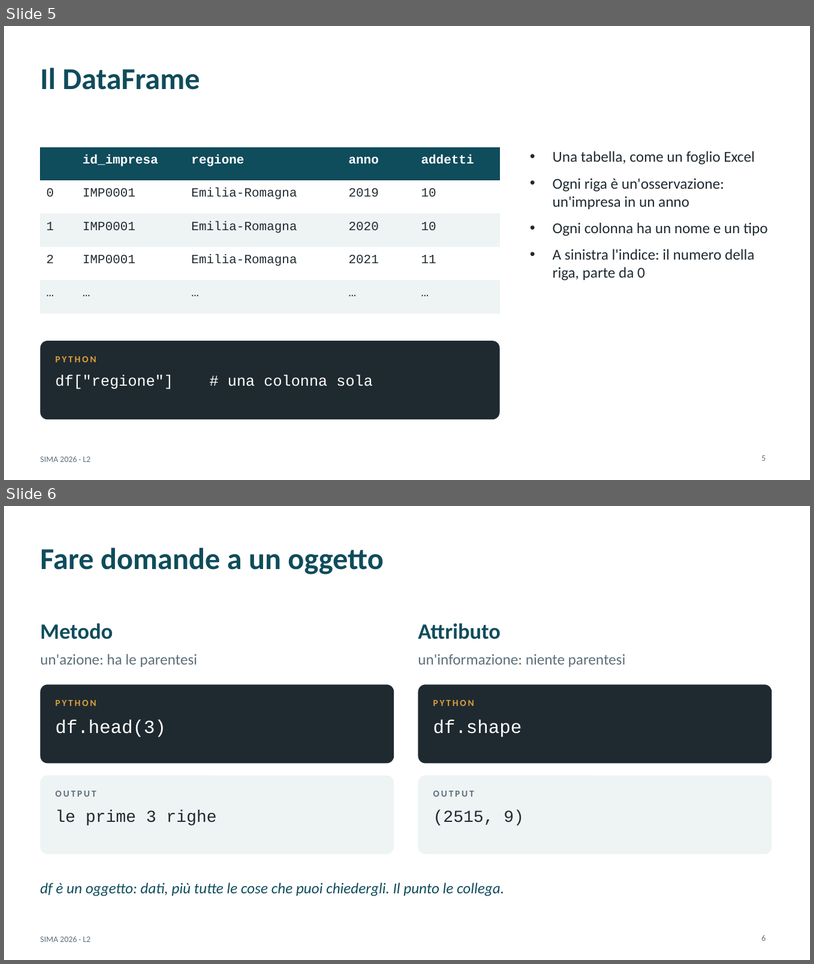
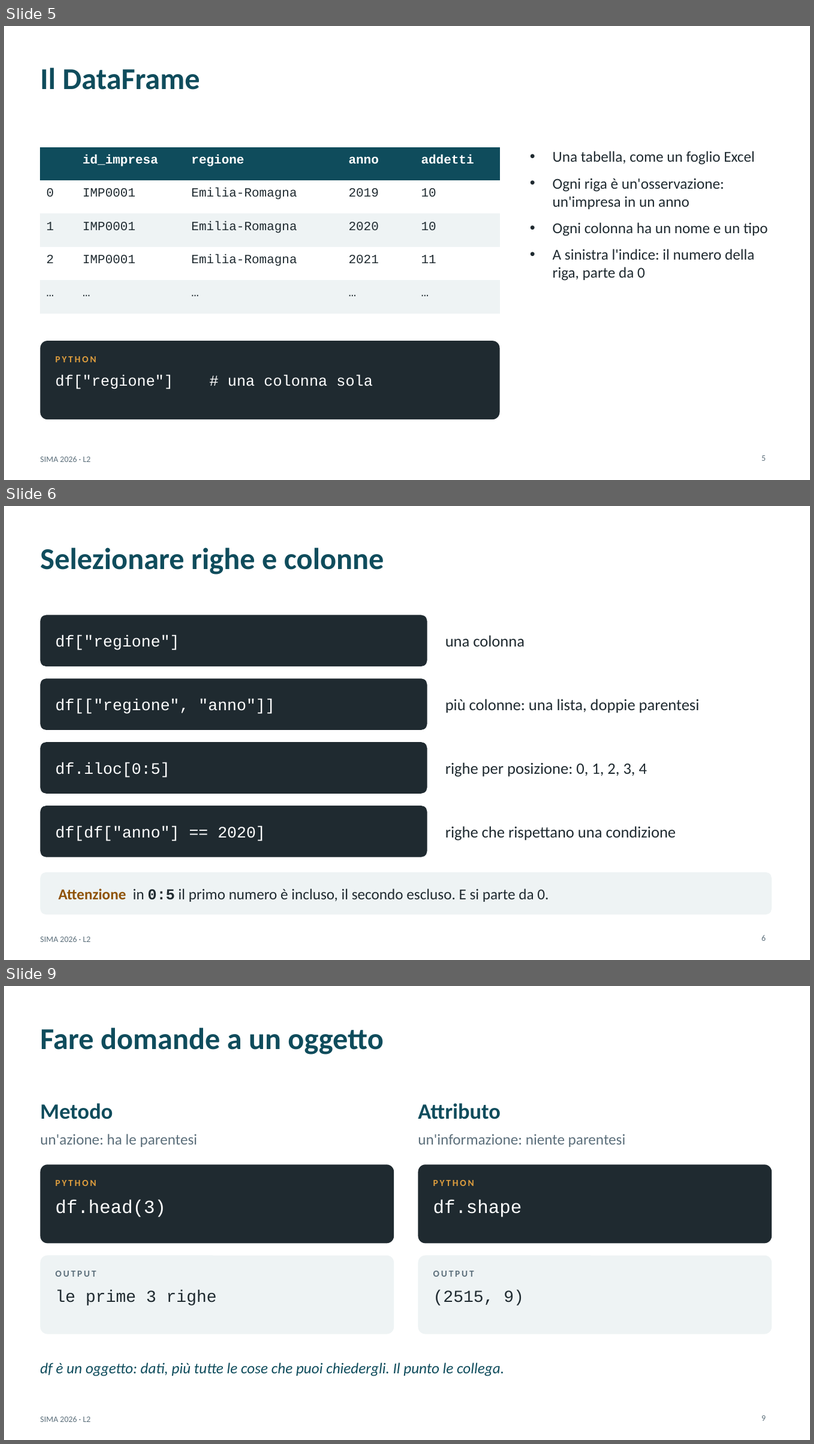
Before and after one commit to andrealorenzon/SIMA2026, a slide deck: L02_conosci_il_dataset/slide_complete.pptx. Shown one above the other, each under a label of ours: slides 5 and 6 before the commit, slides 5, 6 and 9 after it; the slides between them are not shown. The pictures are 814x964 and 814x1444 pixels, drawn with LibreOffice and Linux fonts; fonts in the diff are those of the drawing. Boxes give left, top, right and bottom in pixels: in the first picture for what was removed or moved away, otherwise in the second. Text is boxed around its words. In the diff, an @@ line names an element or a change of style, - is before the commit and + after.

```diff
--- a/L02_conosci_il_dataset/slide_complete.pptx
+++ b/L02_conosci_il_dataset/slide_complete.pptx
@@ slide 6 added at (x1=4, y1=506, x2=810, y2=960), background #FFFFFF; not listed: 1 template element that a slide beside it also shows @@
@@ title added at (x1=40, y1=547, x2=384, y2=574), 36 pt, text #0F4C5C, bold @@
+Selezionare righe e colonne
@@ rounded rectangle added at (x1=40, y1=615, x2=428, y2=666), fill #1F2A30 @@
@@ text added at (x1=56, y1=636, x2=180, y2=650), 19 pt, text #FFFFFF @@
+df["regione"]
@@ text added at (x1=446, y1=635, x2=525, y2=646), 19 pt, text #1F2A30 @@
+una colonna
@@ rounded rectangle added at (x1=40, y1=678, x2=428, y2=730), fill #1F2A30 @@
@@ text added at (x1=56, y1=699, x2=275, y2=714), 19 pt, text #FFFFFF @@
+df[["regione", "anno"]]
@@ text added at (x1=446, y1=699, x2=700, y2=713), 19 pt, text #1F2A30 @@
+più colonne: una lista, doppie parentesi
@@ rounded rectangle added at (x1=40, y1=742, x2=428, y2=793), fill #1F2A30 @@
@@ text added at (x1=56, y1=762, x2=170, y2=777), 19 pt, text #FFFFFF @@
+df.iloc[0:5]
@@ text added at (x1=446, y1=762, x2=647, y2=777), 19 pt, text #1F2A30 @@
+righe per posizione: 0, 1, 2, 3, 4
@@ rounded rectangle added at (x1=40, y1=805, x2=428, y2=857), fill #1F2A30 @@
@@ text added at (x1=56, y1=826, x2=266, y2=841), 19 pt, text #FFFFFF @@
+df[df["anno"] == 2020]
@@ text added at (x1=446, y1=826, x2=677, y2=840), 19 pt, text #1F2A30 @@
+righe che rispettano una condizione
@@ rounded rectangle added at (x1=40, y1=872, x2=772, y2=915), fill #EEF3F4 @@
@@ text added at (x1=59, y1=888, x2=549, y2=901), 18 pt, text #1F2A30 @@
+Attenzione in 0:5 il primo numero è incluso, il secondo escluso. E si parte da 0.
@@ page number added at (x1=762, y1=934, x2=766, y2=940), 10 pt, text #5C6F7B @@
+6
@@ what was slide 6 is now slide 9 @@
@@ page number at (x1=762, y1=1415, x2=766, y2=1420): text changed @@
-6
+9
```
Also in this commit, not shown: 3 other slides added, 3 other files.
